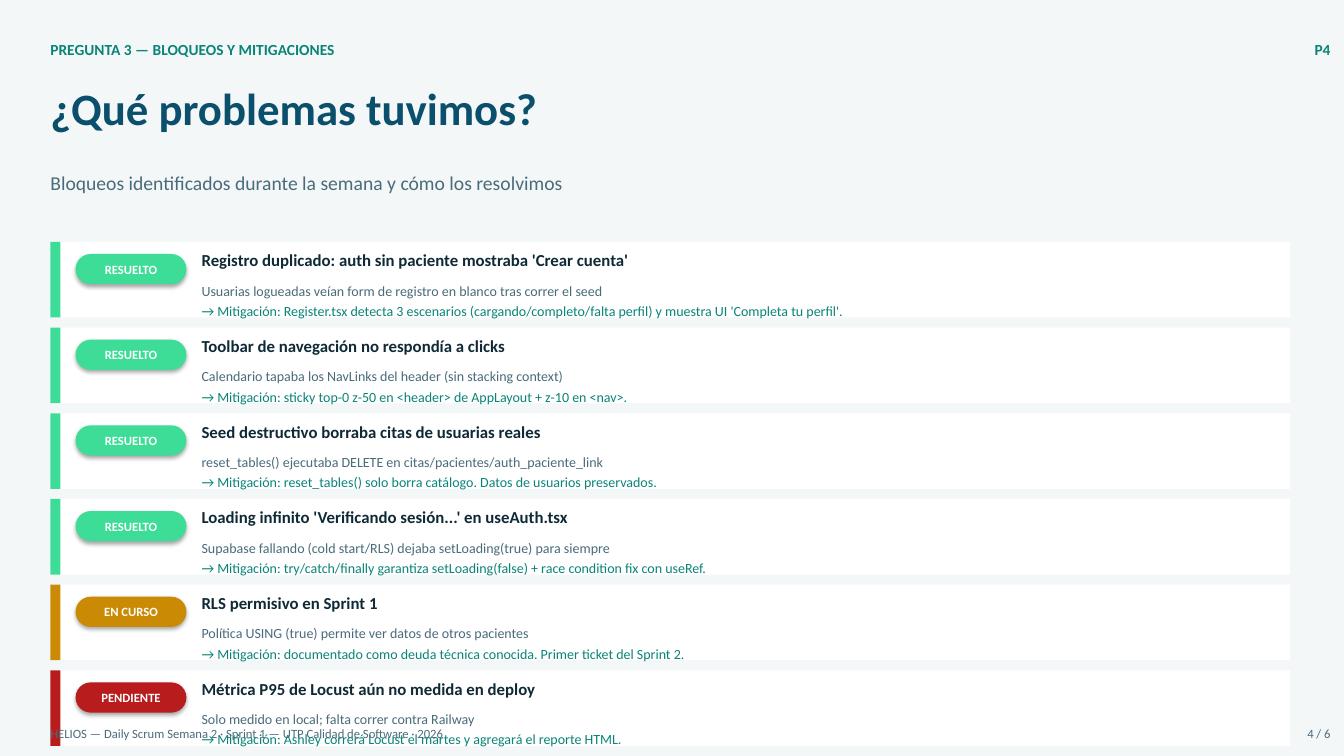
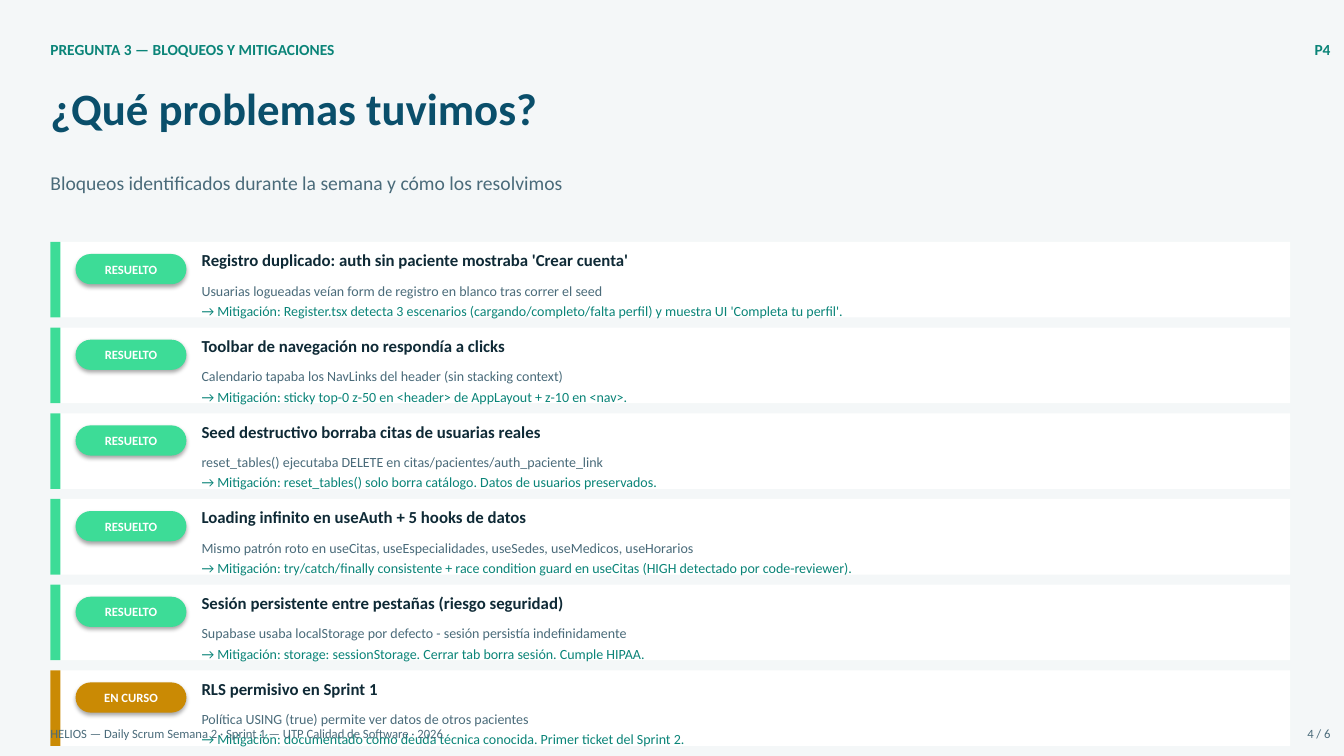
Before and after one commit to Helios-TeamUTP/Helios, a slide deck: slide 4 of dailys/Daily_S2_Sprint1_HELIOS.pptx. Drawn at 1344x756 pixels with LibreOffice and Linux fonts; fonts in the diff are those of the drawing. Boxes give left, top, right and bottom in pixels: in the first picture for what was removed or moved away, otherwise in the second. Text is boxed around its words. In the diff, an @@ line names an element or a change of style, - is before the commit and + after.

```diff
--- a/dailys/Daily_S2_Sprint1_HELIOS.pptx
+++ b/dailys/Daily_S2_Sprint1_HELIOS.pptx
@@ text at (202, 511, 526, 526): text changed @@
-Loading infinito 'Verificando sesión...' en useAuth.tsx
+Loading infinito en useAuth + 5 hooks de datos
@@ text at (202, 543, 693, 556): text changed @@
-Supabase fallando (cold start/RLS) dejaba setLoading(true) para siempre
+Mismo patrón roto en useCitas, useEspecialidades, useSedes, useMedicos, useHorarios
@@ text at (217, 563, 852, 576): text changed @@
-→ Mitigación: try/catch/finally garantiza setLoading(false) + race condition fix con useRef.
+→ Mitigación: try/catch/finally consistente + race condition guard en useCitas (HIGH detectado por code-reviewer).
@@ rectangle at (50, 585, 60, 660): fill #CA8A04 to #3DDC97 @@
@@ rounded rectangle added at (76, 597, 187, 627), fill #3DDC97, 9 pt, text #FFFFFF, bold @@
+RESUELTO
@@ text added at (202, 596, 564, 612), 12 pt, text #0F2A36, bold @@
+Sesión persistente entre pestañas (riesgo seguridad)
@@ text added at (202, 628, 626, 641), 10 pt, text #4A6B7A @@
+Supabase usaba localStorage por defecto - sesión persistía indefinidamente
@@ text added at (217, 649, 644, 662), 10 pt, text #0A8478 @@
+→ Mitigación: storage: sessionStorage. Cerrar tab borra sesión. Cumple HIPAA.
@@ rectangle at (50, 670, 60, 746): fill #B91C1C to #CA8A04 @@
@@ rounded rectangle removed at (76, 683, 187, 713) @@
-PENDIENTE
@@ text removed at (202, 683, 535, 698) @@
-Métrica P95 de Locust aún no medida en deploy
@@ 3 texts, 1 rounded rectangle: place and size @@
-3 texts, 1 rounded rectangle at (76, 597, 685, 662)
+3 texts, 1 rounded rectangle at (76, 683, 685, 747)
@@ text removed at (202, 714, 474, 726) @@
-Solo medido en local; falta correr contra Railway
@@ text removed at (217, 732, 622, 747) @@
-→ Mitigación: Ashley correrá Locust el martes y agregará el reporte HTML.
```
Also in this commit, not shown: 1 other slide changed, 6 other files.
